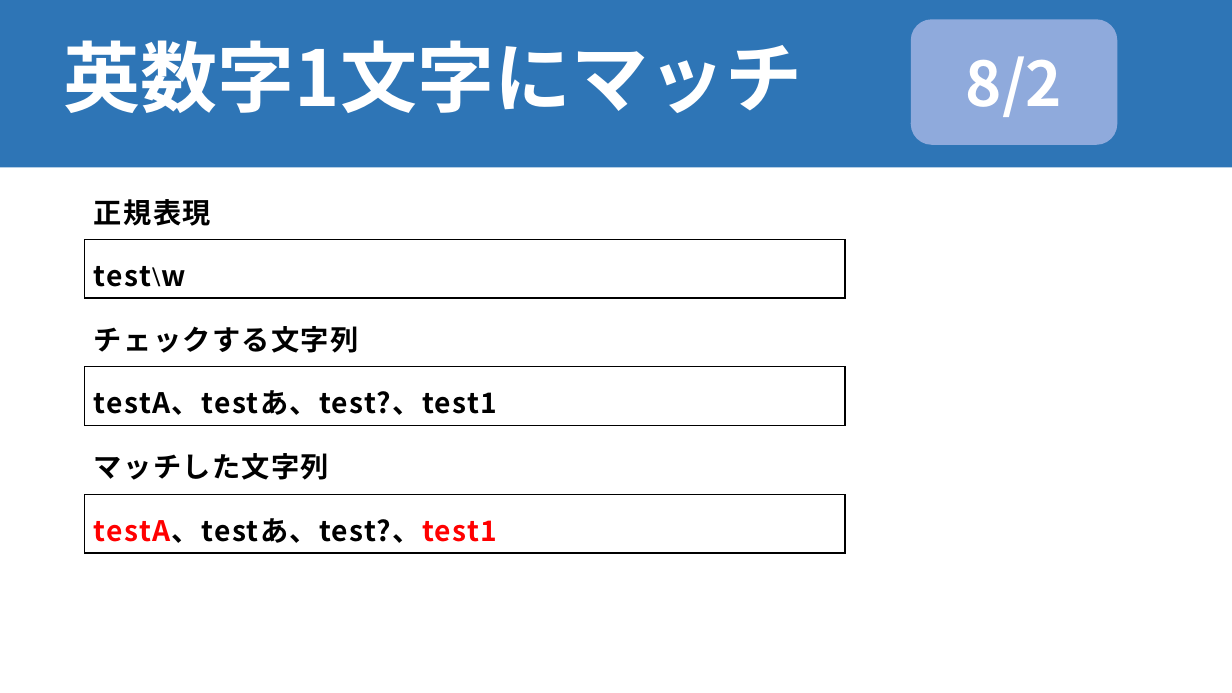
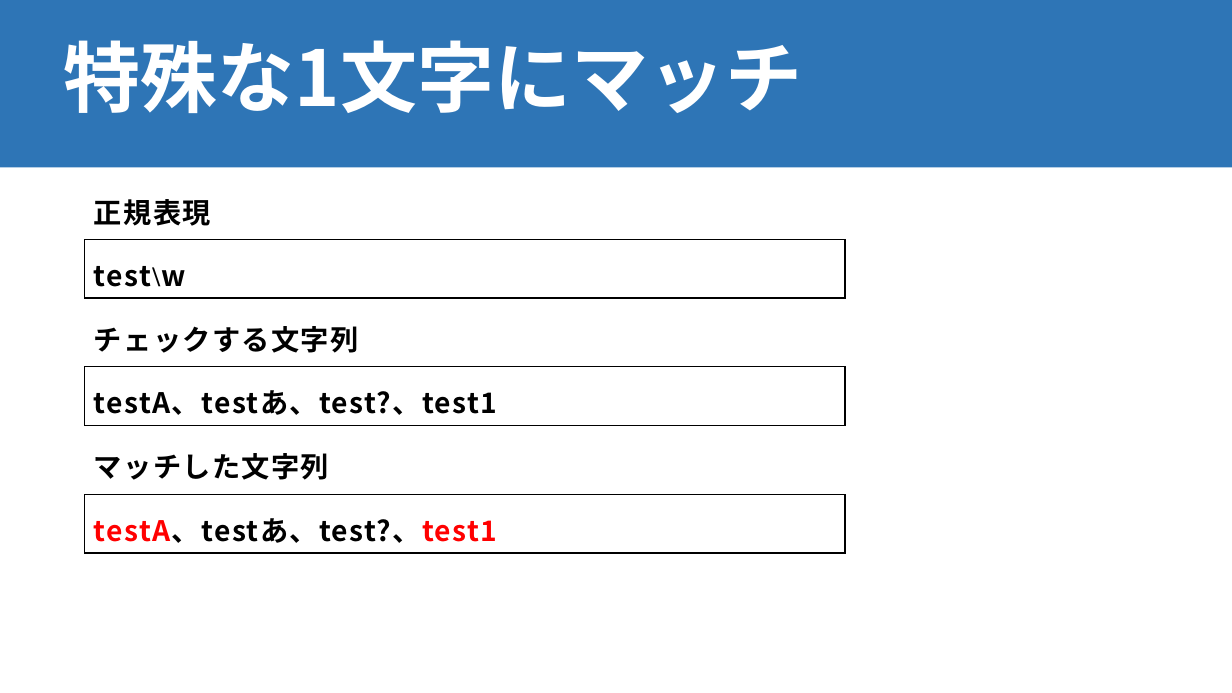
Before and after one commit to mugifusen/NLP100, a slide deck: slide 21 of chap03/正規表現.pptx. Drawn at 1232x693 pixels with LibreOffice and Linux fonts; fonts in the diff are those of the drawing. Boxes give left, top, right and bottom in pixels: in the first picture for what was removed or moved away, otherwise in the second. Text is boxed around its words. In the diff, an @@ line names an element or a change of style, - is before the commit and + after.

```diff
--- a/chap03/正規表現.pptx
+++ b/chap03/正規表現.pptx
@@ rounded rectangle removed at [911, 19, 1117, 145] @@
-8/2
@@ title at [64, 40, 802, 113]: text changed @@
-英数字1文字にマッチ
+特殊な1文字にマッチ
```
Also in this commit, not shown: 33 other slides changed, 24 slides added, 8 slides removed, 1 other file.
